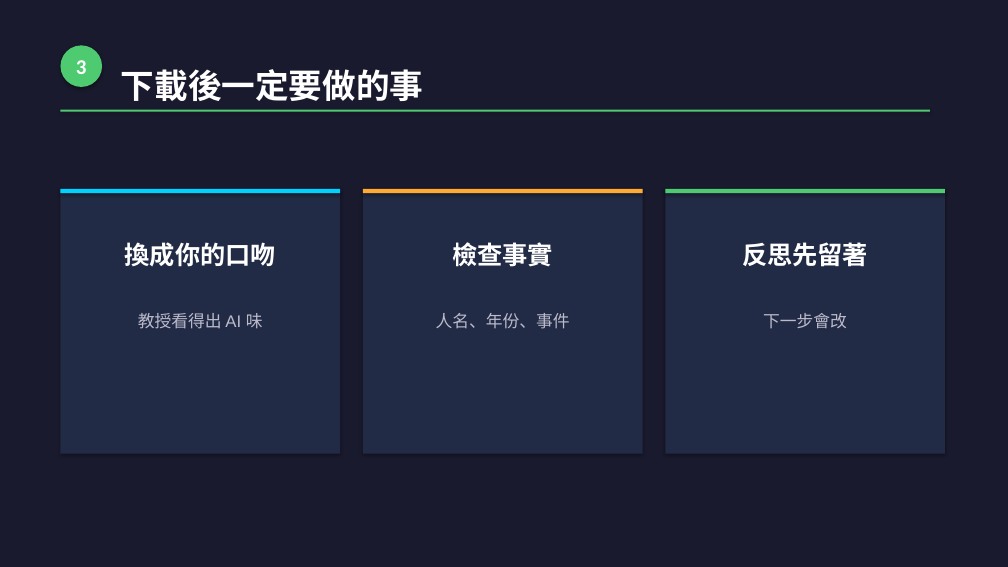
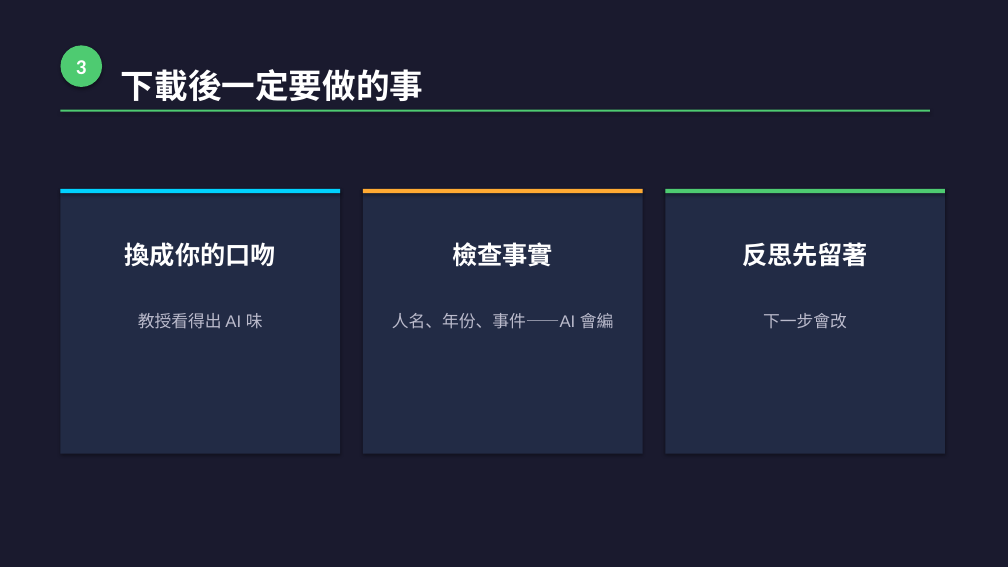
Before and after one commit to letranger/2026-04-30-AI-work, a slide deck: slide 13 of 和AI作朋友-工作坊簡報.pptx (slide 10 before the commit). Drawn at 1008x567 pixels with LibreOffice and Linux fonts; fonts in the diff are those of the drawing. Boxes give left, top, right and bottom in pixels: in the first picture for what was removed or moved away, otherwise in the second. Text is boxed around its words. In the diff, an @@ line names an element or a change of style, - is before the commit and + after.

```diff
--- a/和AI作朋友-工作坊簡報.pptx
+++ b/和AI作朋友-工作坊簡報.pptx
@@ text at [392, 313, 614, 329]: text changed @@
-人名、年份、事件
+人名、年份、事件——AI 會編
```
Also in this commit, not shown: 16 other slides changed, 12 slides added, 2 slides removed, 1 other file.
